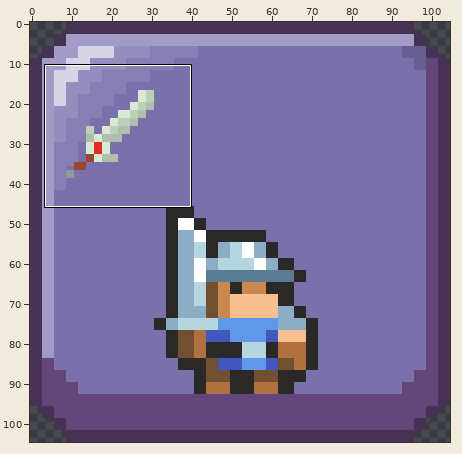
Two versions of one sprite sheet, Assets/Resources/image/8.png. The picture above shows the old version from afar; the outline marks the close-up.
Close-up. The starting point:
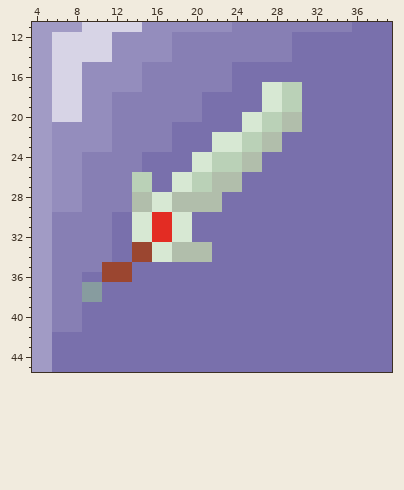
The file is 105x105 pixels. Colours within 5 levels of each other are drawn and written as one. Shown: x 4..39, y 11..45.
The same view after the edit:
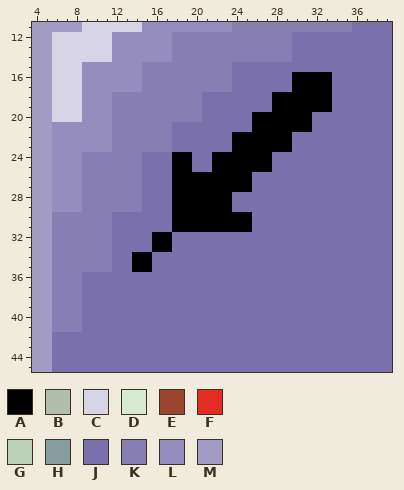
Palette (. is transparent): A #000000  B #b1beab  C #d7d4e6  D #d7e8d3  E #9b4630  F #e32c23  G #bad1b7  H #879c9f  J #7970ac  K #877fb4  L #948dbd  M #a19bc5
Change:
Changed rows in their new state; - is an unchanged pixel.
first column x 9:
16 ---------------------AAAA
17 ------------------JJJAAAA
18 ------------------JAAAAAA
19 ------------------JAAAAAA
20 ----------------JAAAAAA--
21 ----------------JAAAAAA--
22 -------------JJAAAAAA----
23 -------------JJAAAAAA----
24 ---------AAJJAAAAAA------
25 ---------AAJJAAAAAA------
26 -----KJ--AAAAAAAA--------
27 -----KJ--AAAAAAAA--------
28 -----KJJJAAAAAA----------
29 -----KJJJAAAAAA----------
30 -----JJJJAAAAAAAA--------
31 -----JJJJAAAAAAAA--------
32 -----JJAAJJ--------------
33 -----JJAAJJJJ------------
34 -----AAJJJJJJ------------
35 --KJJAA------------------
36 --JJJ--------------------
37 JJ-----------------------
38 JJ-----------------------
Pixel boxes of the changes (left, top, right, bottom) in both close-ups:
changed: (82, 72, 332, 302)
